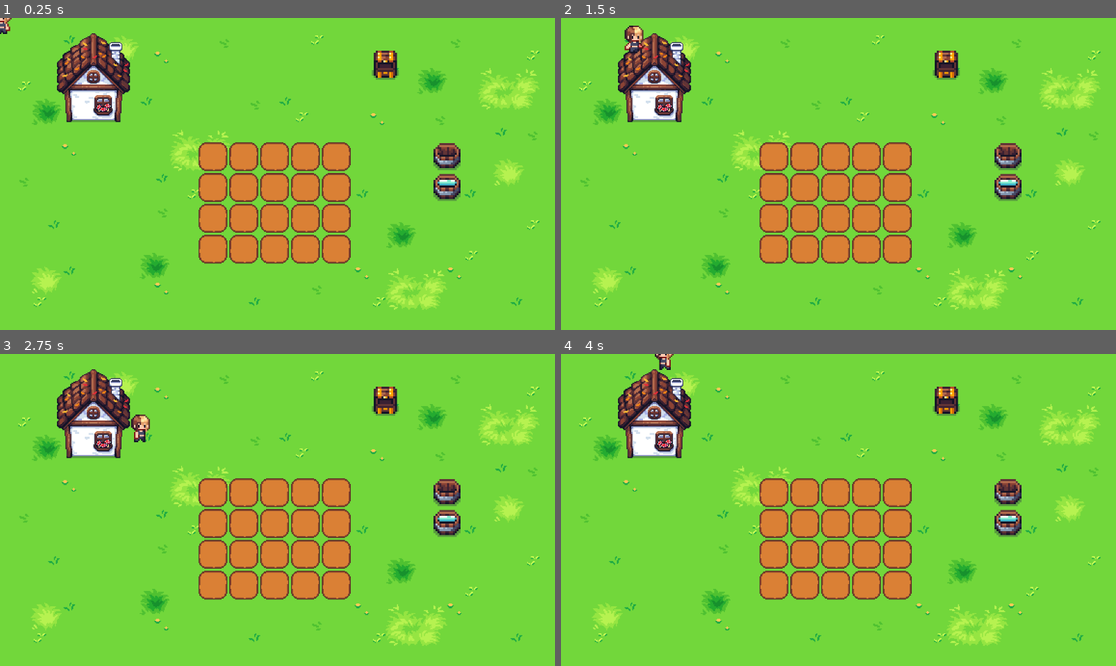
Above: before the commit, frames 1-4 (two rows, left to right).
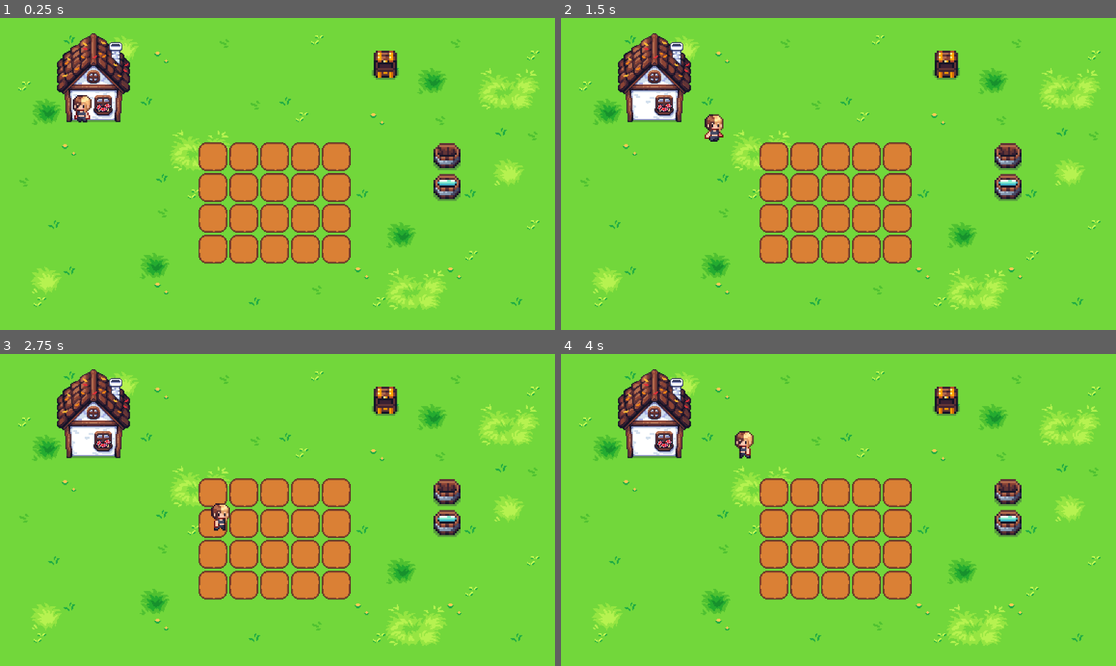
Above: after the commit, the same moments.

Repository: LightsOut366/projeto-fazendinha-LAJD
Game: Godot game, scene res://principal.tscn
Two runs of this game, one before a commit and one after it. Both use one fixed random seed, a clock stepped at 60 frames per second and the inputs below.
Inputs:
- Up to frame 1 (0.25 s): no input
- Up to frame 2 (1.5 s): tap Enter (ui_accept) at 0.5, 0.77 s; hold Right (Direita) 0.53-1.28 s; hold Down (Down) from 1.28 s (still down)
- Up to frame 3 (2.75 s): tap Enter (ui_accept) at 1.52 s; release Down (Down) at 2.03 s; hold Right (Direita) from 2.03 s (still down)
- Up to frame 4 (4 s): release Right (Direita) at 2.78 s; hold Up (UP) 2.78-3.53 s; tap Enter (ui_accept) at 3.02, 3.77 s; hold Left (Esquerda) from 3.53 s (still down)

The runs differ from the first frame. In frame 1, 0.3% of the frame differs, in the area x 0-17%, y 0-34%; in frame 2, 0.5%, in the area x 11-30%, y 2-40%; in frame 3, 0.5%; in frame 4, 0.4%.

Commit message:
adicionei @export nos dados
seria interessante acoplar esse script em alguma cena pra dar pra editar esses valores no proprio inspetor mas assim ja ta bom

Diff:
--- a/Dados.gd
+++ b/Dados.gd
@@ -1,7 +1,7 @@
 extends Node
-var semente = 0
-var dinheiro = 5
-var colhido = 0
+@export var semente = 0
+@export var dinheiro = 5
+@export var colhido = 0
 
 # Called when the node enters the scene tree for the first time.
 func _ready() -> void:
--- a/terras.tscn
+++ b/terras.tscn
@@ -355,6 +355,7 @@
 
 [node name="Fazendeira" parent="." unique_id=132874714 instance=ExtResource("4_cnnf7")]
 z_index = 1
+position = Vector2(83, 92)
 
 [connection signal="body_entered" from="baldinhos/sementes" to="baldinhos/sementes" method="_on_body_entered"]
 [connection signal="body_exited" from="baldinhos/sementes" to="baldinhos/sementes" method="_on_body_exited"]
